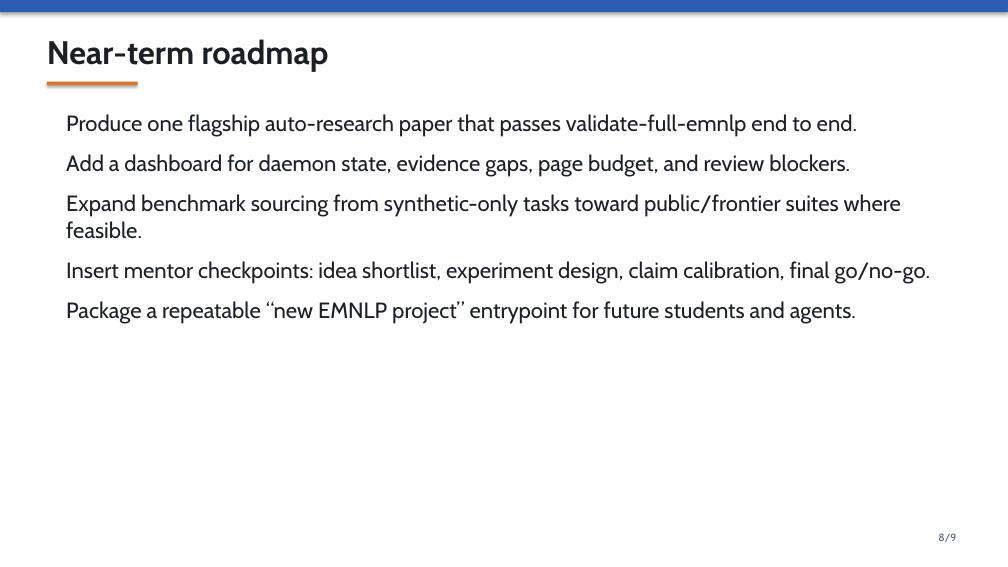
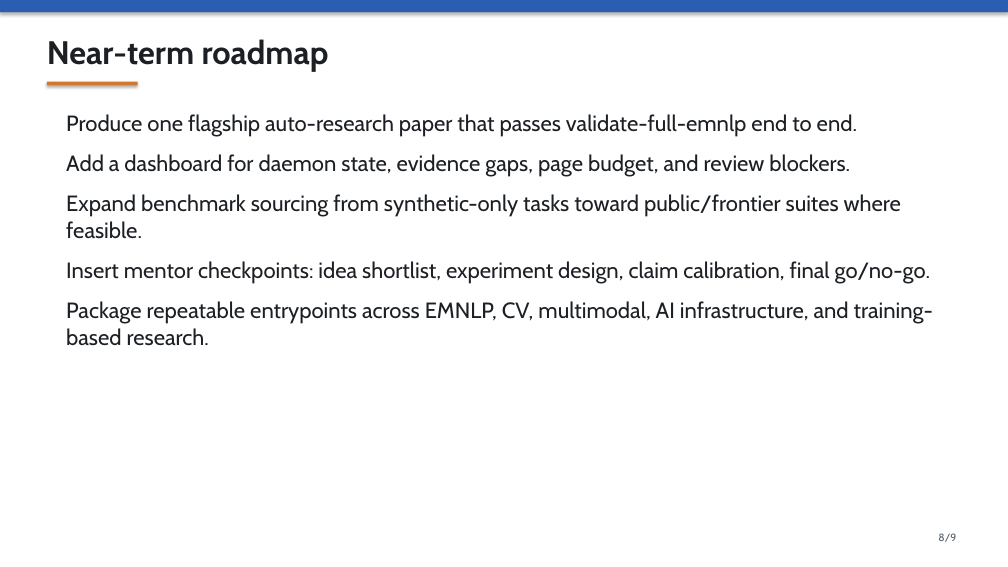
Before and after one commit to lbx154/Argus, a slide deck: slide 8 of docs/argus_skill_auto_research_pitch.pptx. Drawn at 1008x567 pixels with LibreOffice and Linux fonts; fonts in the diff are those of the drawing. Boxes give left, top, right and bottom in pixels: in the first picture for what was removed or moved away, otherwise in the second. Text is boxed around its words. In the diff, an @@ line names an element or a change of style, - is before the commit and + after.

Commit message:
Update pitch deck for domain research skills

```diff
--- a/docs/argus_skill_auto_research_pitch.pptx
+++ b/docs/argus_skill_auto_research_pitch.pptx
@@ text at bbox=[66, 301, 933, 346]: text changed @@
-Package a repeatable “new EMNLP project” entrypoint for future students and agents.
+Package repeatable entrypoints across EMNLP, CV, multimodal, AI infrastructure, and training-based research.
```
Also in this commit, not shown: 1 other slide changed, 1 other file.
